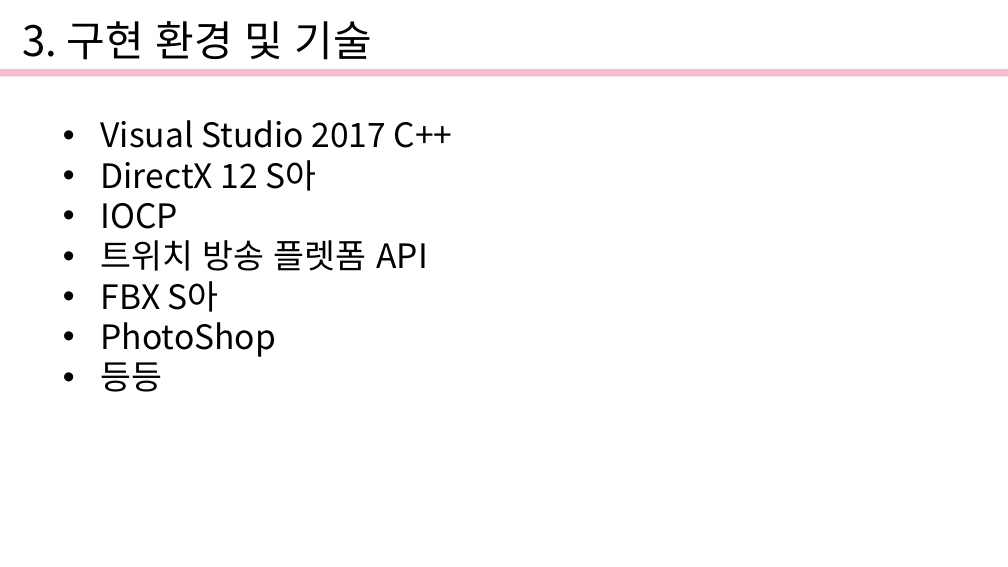
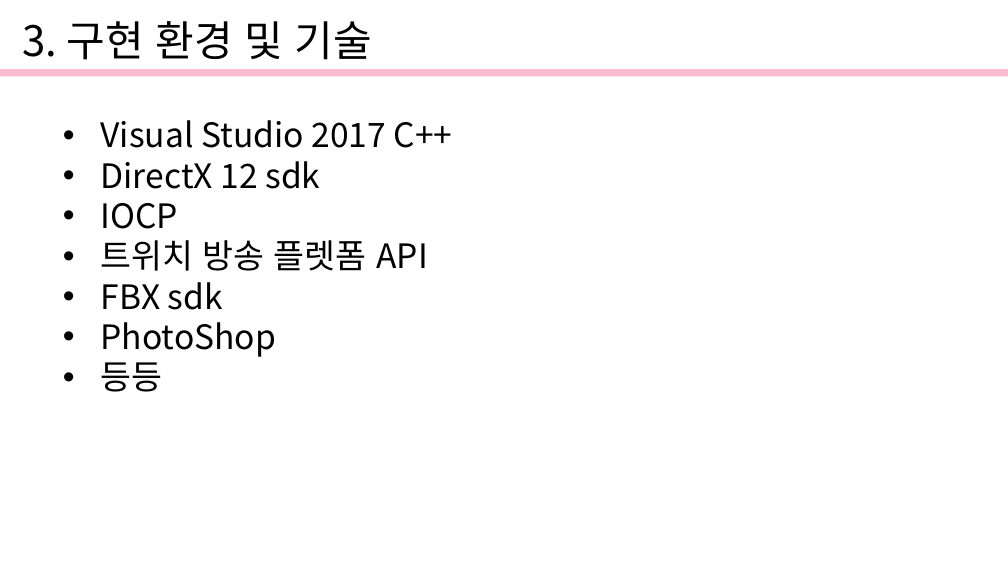
Before and after one commit to gomtange12/Graduation_PJ, a slide deck: slide 6 of Document/발표자료.pptx (slide 5 before the commit). Drawn at 1008x567 pixels with LibreOffice and Linux fonts; fonts in the diff are those of the drawing. Boxes give left, top, right and bottom in pixels: in the first picture for what was removed or moved away, otherwise in the second. Text is boxed around its words. In the diff, an @@ line names an element or a change of style, - is before the commit and + after.

```diff
--- a/Document/발표자료.pptx
+++ b/Document/발표자료.pptx
@@ text at (101,161,320,189): text changed @@
-• DirectX 12 S아
+• DirectX 12 sdk
@@ text at (101,282,223,310): text changed @@
-• FBX S아
+• FBX sdk
```
Also in this commit, not shown: 2 other slides changed, 1 slide added.
